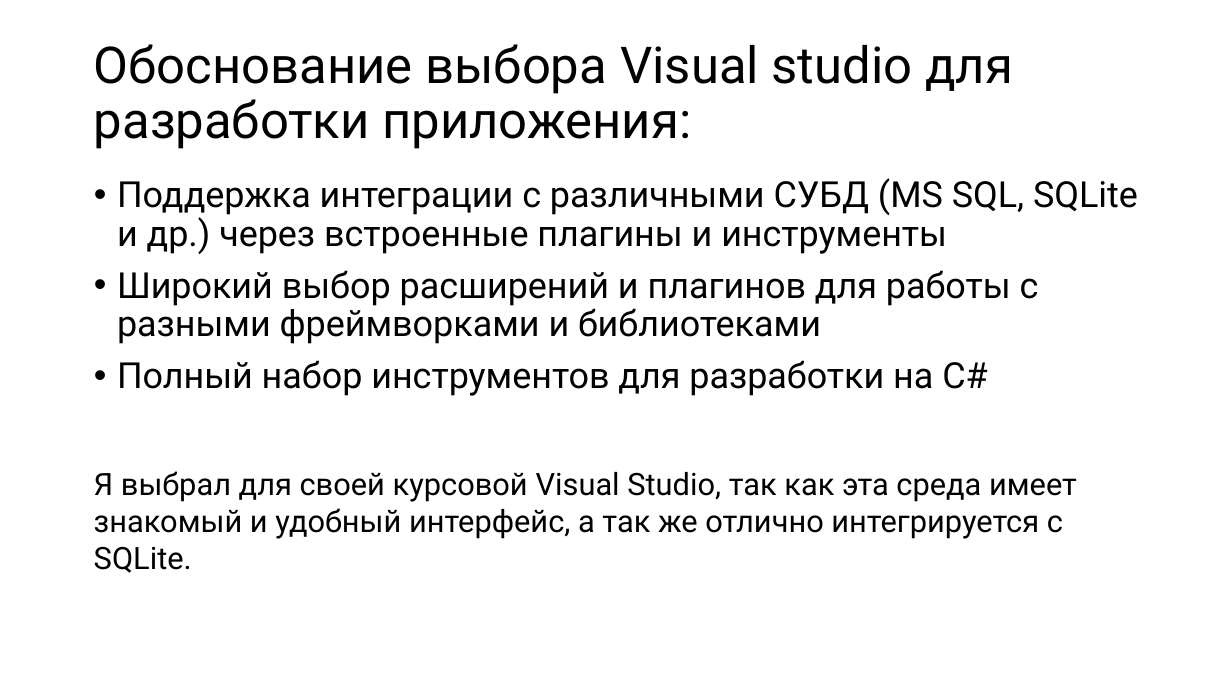
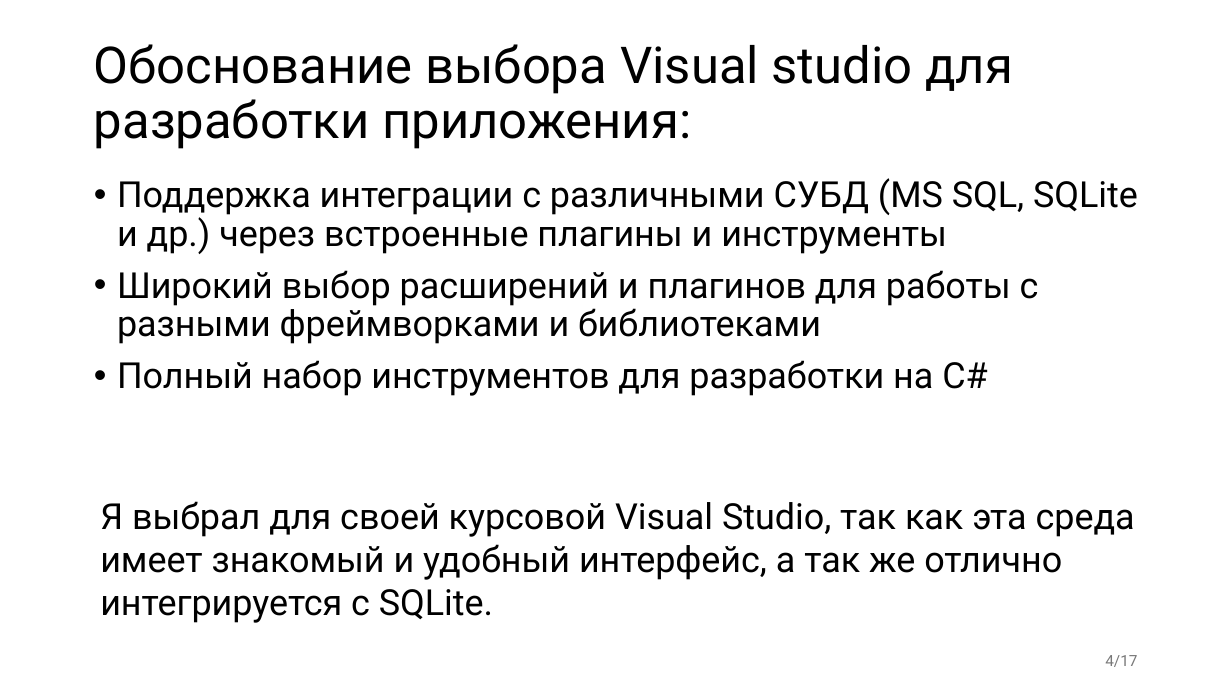
Before and after one commit to BirdManl/-zoo-, a slide deck: slide 4 of Пз+презентация/презентация .pptx. Drawn at 1232x693 pixels with LibreOffice and Linux fonts; fonts in the diff are those of the drawing. Boxes give left, top, right and bottom in pixels: in the first picture for what was removed or moved away, otherwise in the second. Text is boxed around its words. In the diff, an @@ line names an element or a change of style, - is before the commit and + after.

```diff
--- a/Пз+презентация/презентация .pptx
+++ b/Пз+презентация/презентация .pptx
@@ text "Я выбрал для своей курсовой ...": place and size @@
-text "Я выбрал для своей курсовой ..." at bbox=[94, 471, 1077, 539]
+text "Я выбрал для своей курсовой ..." at bbox=[100, 501, 1135, 623]
@@ text "Я выбрал для своей курсовой ..." at bbox=[100, 501, 1135, 623]: size 24 to 28 pt @@
@@ page number added at bbox=[1105, 655, 1137, 667], 12 pt, text #797979 @@
+4/17
```
Also in this commit, not shown: 14 other slides changed, 2 other files.
